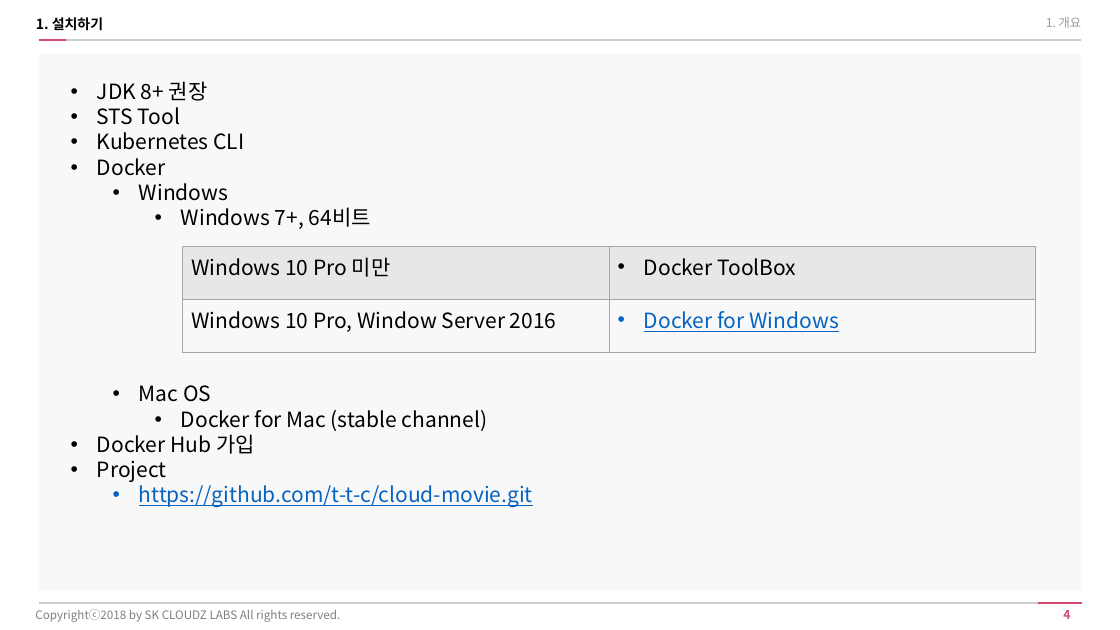
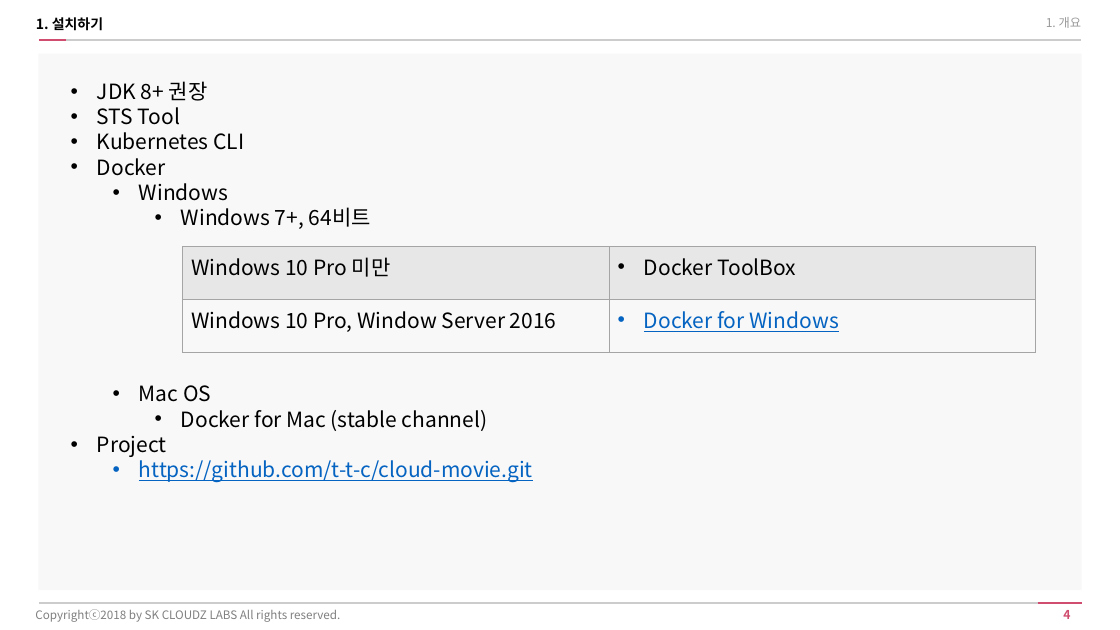
Before and after one commit to t-t-c/cloud-movie, a slide deck: slide 4 of docs/[CloudZ Labs] Kubernetes_시작하기(신입사원).pptx. Drawn at 1120x630 pixels with LibreOffice and Linux fonts; fonts in the diff are those of the drawing. Boxes give left, top, right and bottom in pixels: in the first picture for what was removed or moved away, otherwise in the second. Text is boxed around its words. In the diff, an @@ line names an element or a change of style, - is before the commit and + after.

```diff
--- a/docs/[CloudZ Labs] Kubernetes_시작하기(신입사원).pptx
+++ b/docs/[CloudZ Labs] Kubernetes_시작하기(신입사원).pptx
@@ text at (97, 434, 255, 454): paragraph removed @@
-• Docker Hub 가입
```
Also in this commit, not shown: 2 other slides changed.
